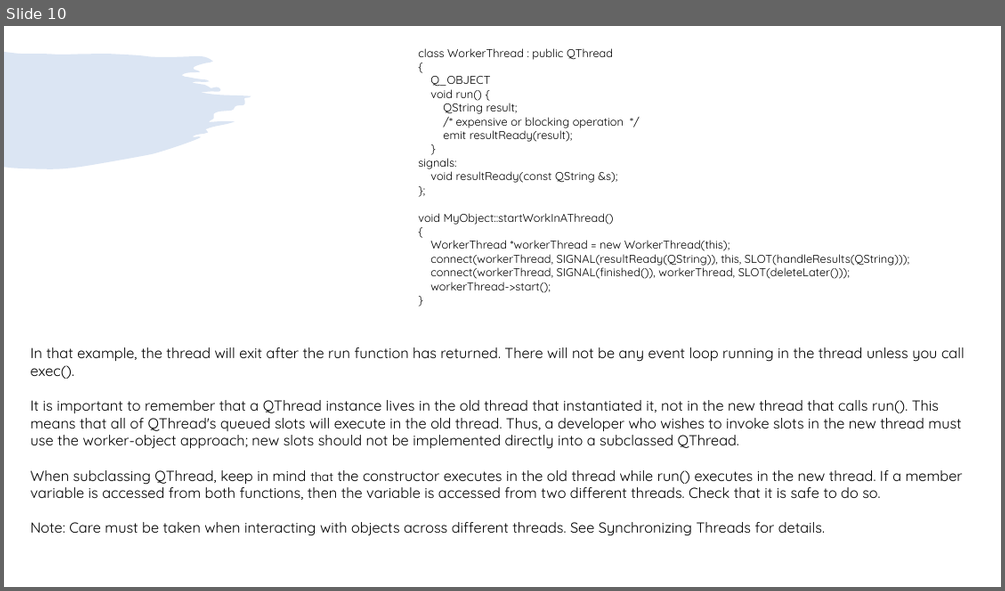
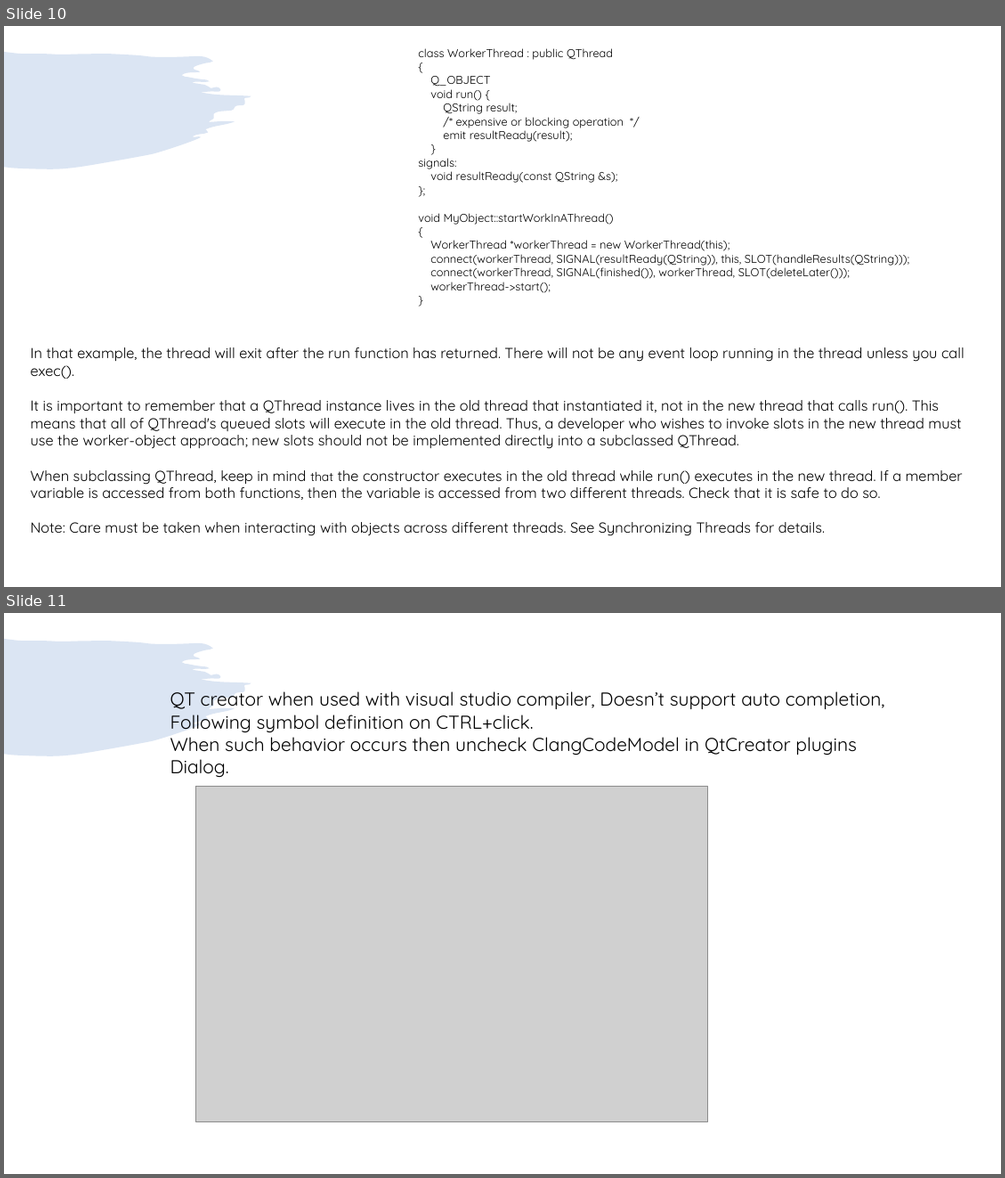
Before and after one commit to girishlande/QtProjects, a slide deck: MultithreadingInQT.pptx. Shown one above the other, each under a label of ours: slide 10 before the commit, slides 10 and 11 after it. The pictures are 1005x591 and 1005x1178 pixels, drawn with LibreOffice and Linux fonts; fonts in the diff are those of the drawing; grey boxes stand for pictures. Boxes give left, top, right and bottom in pixels: in the first picture for what was removed or moved away, otherwise in the second. Text is boxed around its words. In the diff, an @@ line names an element or a change of style, - is before the commit and + after.

Commit message:
Update ppts

```diff
--- a/MultithreadingInQT.pptx
+++ b/MultithreadingInQT.pptx
@@ slide 11 added at (4,613,1001,1174), background #FFFFFF; not listed: 1 template element that a slide beside it also shows @@
@@ text added at (170,691,885,777), 18 pt, text #000000 @@
+QT creator when used with visual studio compiler, Doesn’t support auto completion, Following symbol definition on CTRL+click.
+When such behavior occurs then uncheck ClangCodeModel in QtCreator plugins Dialog.
@@ picture added at (195,786,707,1121) @@
```
Also in this commit, not shown: 1 slide removed, 1 other file.
